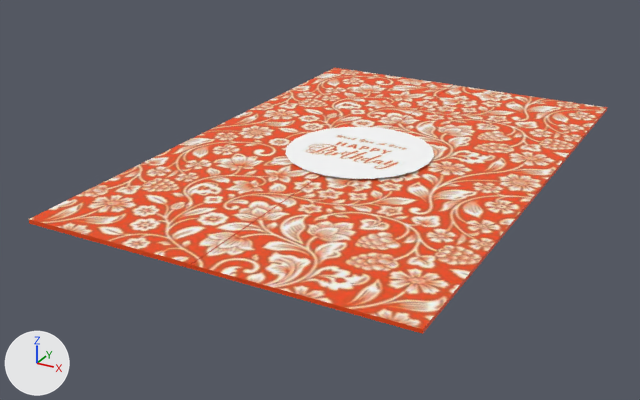
The glTF model public/models/birthday-card.glb, before and after one commit.
The view is the same before and after, from a camera (50 mm lens) standing at (2.35, -4.47, 1.95) and looking at (-0.05, -0.11, -0.23). Lighting does not change. The marker at lower left points along +X, +Y and +Z. The first picture is the older version. Where no turn or scale is listed for an object, it has been applied to the vertices.

The older version as bpy lines, for what is in view:
```python
mat_lambert2 = principled_material('lambert2')
mat_lambert2.texture = img_image_2
mat_lambert2.roughness = 0.553
me_object_0 = bpy.data.meshes.new('Object_0')
me_object_0.from_pydata(...)  # 8 vertices, 12 faces; spans x -0.95..1.23, y -1.56..1.79, z 0.0..0.01
me_object_0.materials.append(mat_lambert2)  # picture img_image_2
me_object_1 = bpy.data.meshes.new('Object_1')
me_object_1.from_pydata(...)  # 89 vertices, 128 faces; spans x 0.0..1.51, y -1.68..1.68, z -0.01..0.01
me_object_1.materials.append(mat_lambert2)  # picture img_image_2
me_object_2 = bpy.data.meshes.new('Object_2')
me_object_2.from_pydata(...)  # a box spanning x -1.15..0.0, y -1.68..1.68, z -0.01..0.0
me_object_2.materials.append(mat_lambert2)  # picture img_image_2
ob_object_10 = bpy.data.objects.new('Object_10', me_object_0)
ob_object_10.location = (0.0, 0.0, 0.0)
ob_object_13 = bpy.data.objects.new('Object_13', me_object_1)
ob_object_13.location = (-0.953, 0.113, 0.025)
ob_object_16 = bpy.data.objects.new('Object_16', me_object_2)
ob_object_16.location = (1.23, 0.113, 0.021)
```
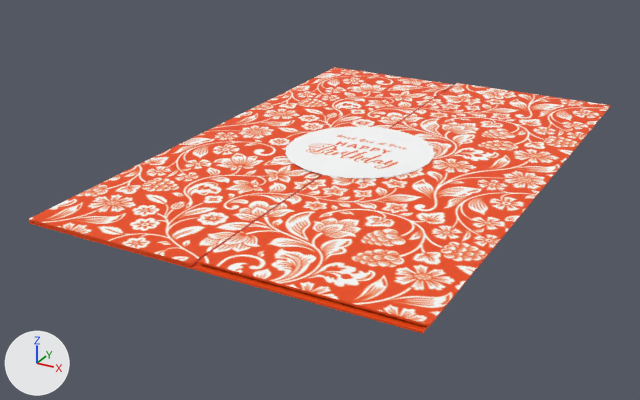
Where the newer file only moved an object's origin or applied its transform, the numbers keep the older frame.

What differs and where, as boxes (x1, y1, x2, y2) in the pictures (640 x 400 px):
```json
{"object": "Object_16", "change": "surface changed, moved", "before": [192, 85, 607, 331], "after": [198, 83, 611, 327]}
{"object": "Object_13", "change": "surface changed", "before": [29, 68, 453, 266], "after": [29, 68, 453, 266]}
```

Scene script edits in JSON lines:
```json
{"op": "add", "block": "img_image_0", "code": ["img_image_0 = load_image('Image_0', '_unpacked/Image_0', 1024, 1024, 'sRGB')"]}
{"op": "set", "path": "mat_lambert2.texture", "old": "img_image_2", "new": "img_image_0"}
{"op": "set", "path": "ob_object_16.location", "old": "(1.23, 0.113, 0.021)", "new": "(1.247, 0.137, 0.034)"}
```
